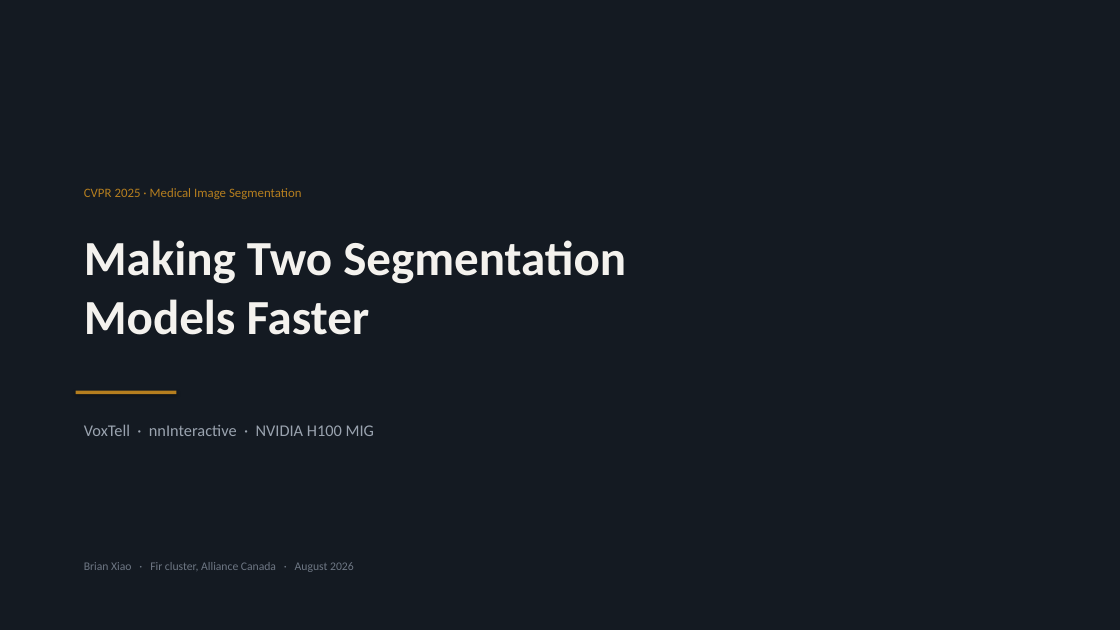
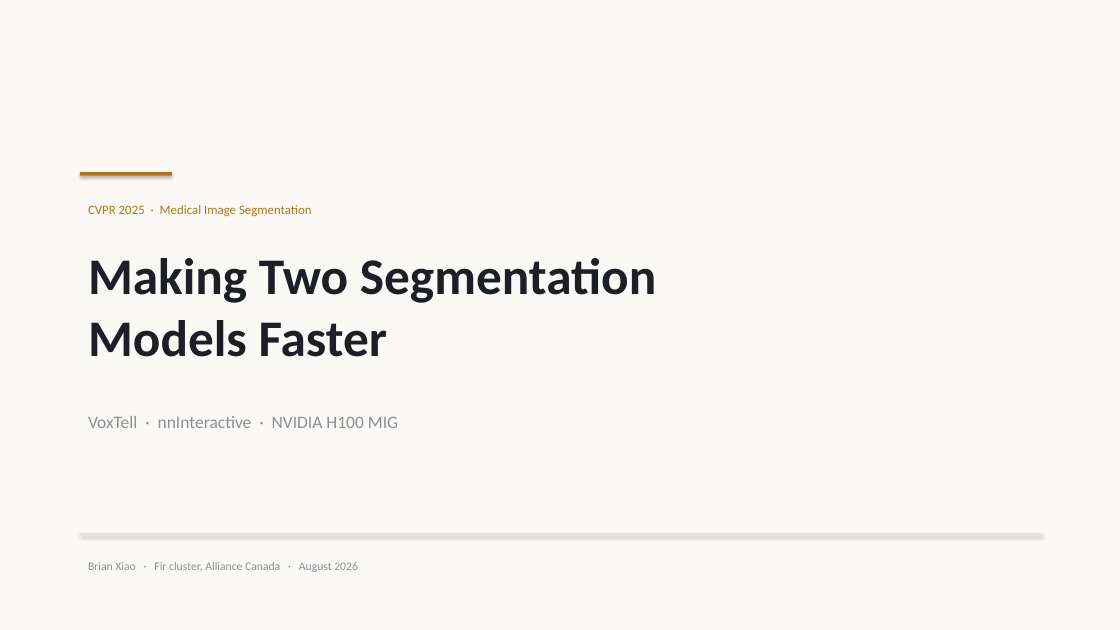
Before and after one commit to pentaexe/VoxTell-main, a slide deck: slide 1 of slides.pptx. Drawn at 1120x630 pixels with LibreOffice and Linux fonts; fonts in the diff are those of the drawing. Boxes give left, top, right and bottom in pixels: in the first picture for what was removed or moved away, otherwise in the second. Text is boxed around its words. In the diff, an @@ line names an element or a change of style, - is before the commit and + after.

```diff
--- a/slides.pptx
+++ b/slides.pptx
@@ background #141A22 to #FAF9F6 @@
@@ rectangle added at box(80, 172, 172, 176), fill #B0761B @@
@@ text "CVPR 2025 · Medical Image ...": place and size @@
-text "CVPR 2025 · Medical Image ..." at box(84, 188, 302, 199)
+text "CVPR 2025 · Medical Image ..." at box(88, 205, 312, 216)
@@ text "CVPR 2025 · Medical Image ..." at box(88, 205, 312, 216): text colour #B57E1F to #B0761B @@
@@ text "Making Two Segmentation": place and size @@
-text "Making Two Segmentation" at box(84, 240, 626, 335)
+text "Making Two Segmentation" at box(88, 258, 656, 357)
@@ text "Making Two Segmentation" at box(88, 258, 656, 357): size 42 to 44 pt, text colour #F4F2EE to #1C2026 @@
@@ rectangle removed at box(76, 391, 176, 394) @@
@@ text "VoxTell · nnInteractive · NVIDIA ...": place and size @@
-text "VoxTell · nnInteractive · NVIDIA ..." at box(84, 424, 374, 436)
+text "VoxTell · nnInteractive · NVIDIA ..." at box(88, 416, 398, 428)
@@ text "VoxTell · nnInteractive · NVIDIA ..." at box(88, 416, 398, 428): size 14 to 15 pt, text colour #9AA3AF to #8C8F96 @@
@@ rectangle added at box(80, 534, 1042, 534), fill #E4E1D9 @@
@@ text "Brian Xiao · Fir cluster, ..." at box(88, 562, 358, 572): text colour #6E7784 to #8C8F96 @@
```
Also in this commit, not shown: 7 other slides changed, 1 slide removed, 1 other file.
